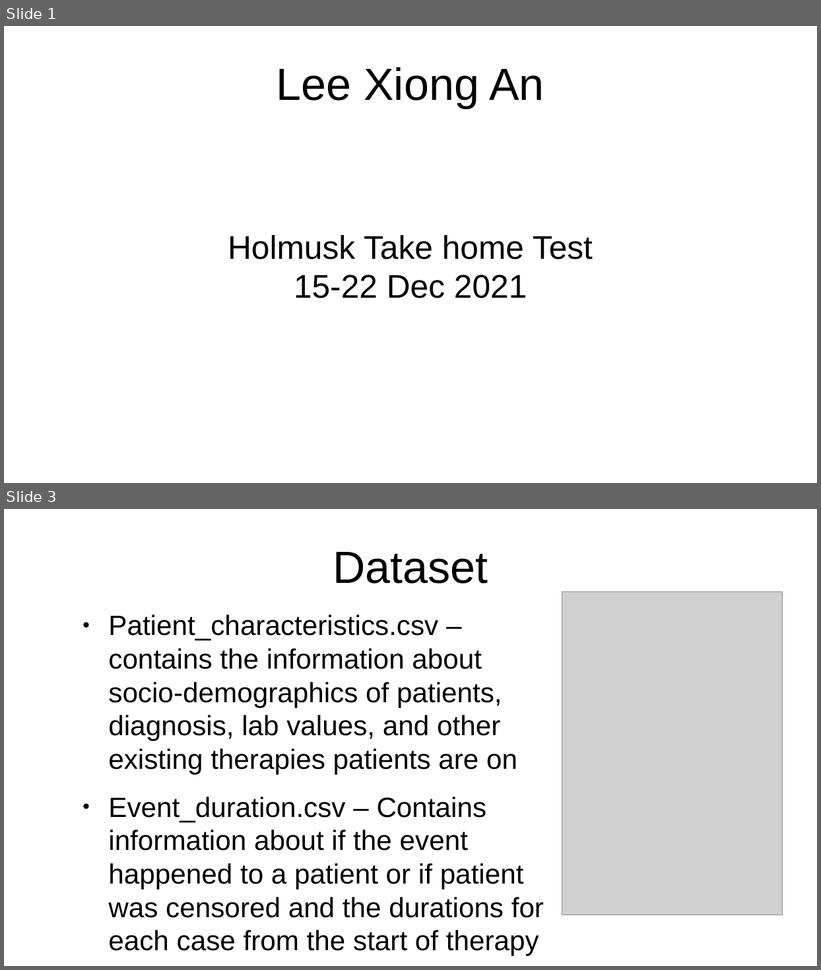
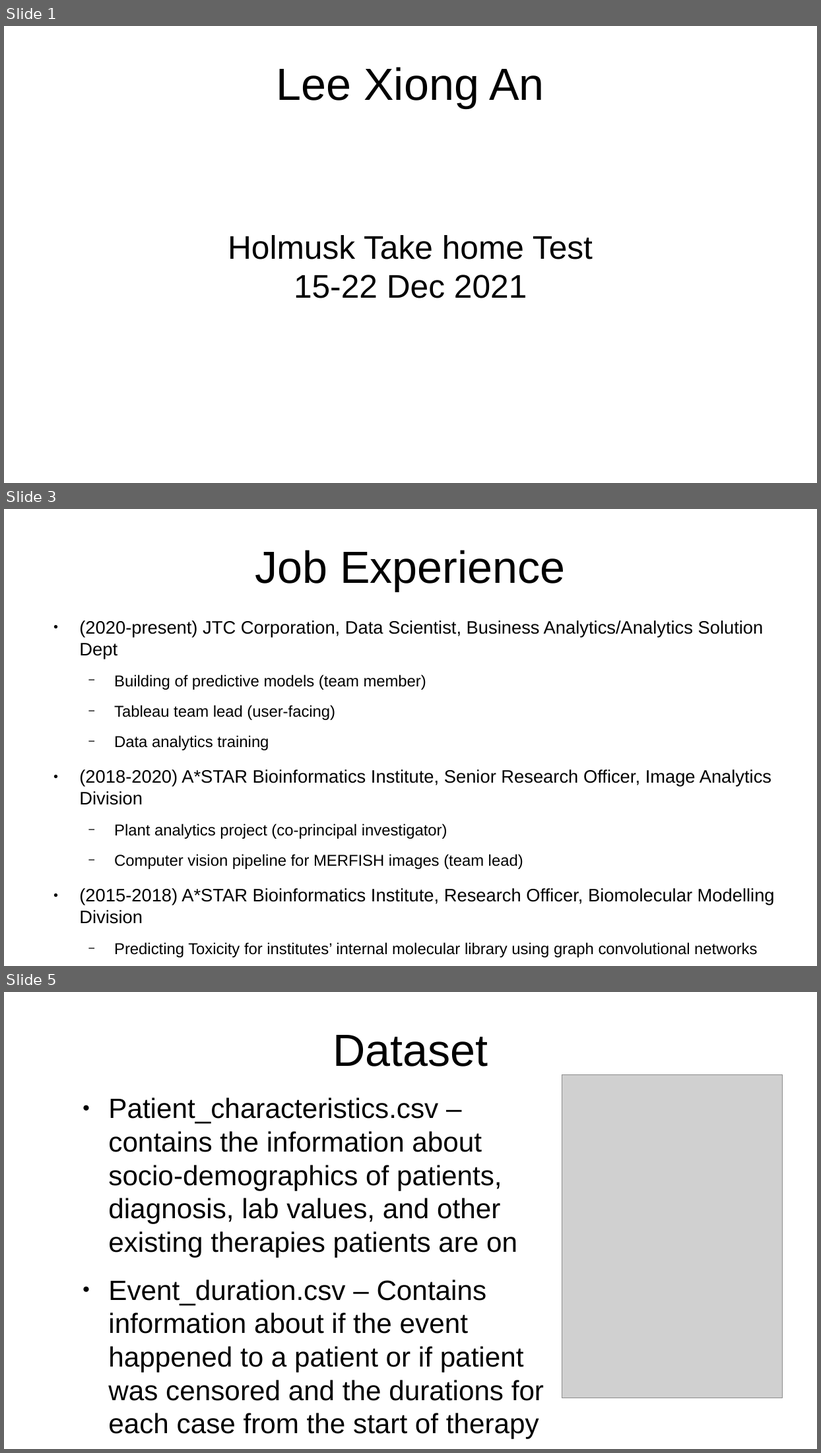
Before and after one commit to leexa90/RWD-drug-efficacy, a slide deck: ppt.odp. Shown one above the other, each under a label of ours: slides 1 and 3 before the commit, slides 1, 3 and 5 after it; the slides between them are not shown. The pictures are 821x970 and 821x1453 pixels, drawn with LibreOffice and Linux fonts; fonts in the diff are those of the drawing; grey boxes stand for pictures. Boxes give left, top, right and bottom in pixels: in the first picture for what was removed or moved away, otherwise in the second. Text is boxed around its words. In the diff, an @@ line names an element or a change of style, - is before the commit and + after.

```diff
--- a/ppt.odp
+++ b/ppt.odp
@@ slide 3 added at [4,509,817,966], background #FFFFFF @@
@@ title added at [255,550,565,591], 44 pt, text #000000 @@
+Job Experience
@@ text added at [79,621,775,958], 15.4 pt, text #000000 @@
+● (2020-present) JTC Corporation, Data Scientist, Business Analytics/Analytics Solution Dept
+  − Building of predictive models (team member)
+  − Tableau team lead (user-facing)
+  − Data analytics training
+● (2018-2020) A*STAR Bioinformatics Institute, Senior Research Officer, Image Analytics Division
+  − Plant analytics project (co-principal investigator)
+  − Computer vision pipeline for MERFISH images (team lead)
+● (2015-2018) A*STAR Bioinformatics Institute, Research Officer, Biomolecular Modelling Division
+  − Predicting Toxicity for institutes’ internal molecular library using graph convolutional networks
+  − Molecular Dynamics
@@ what was slide 3 is now slide 5 @@
```
Also in this commit, not shown: 8 slides changed, 2 other slides added.
